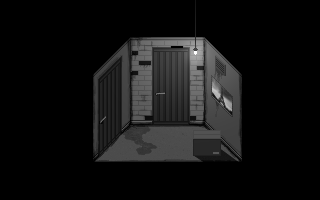
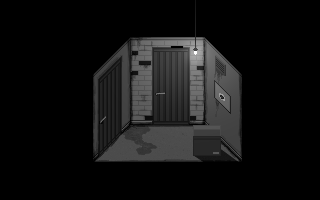
Layered file, before and after one edit (w=320, h=200). Changes by layer:
hid "PAINTING #1" over [211,75,233,117]
showed "BOX OPEN" over [193,125,221,139]
hid "BOX CLOSE" over [193,130,221,139]
painted on "ROOM BASE" over [144,64,203,76]
